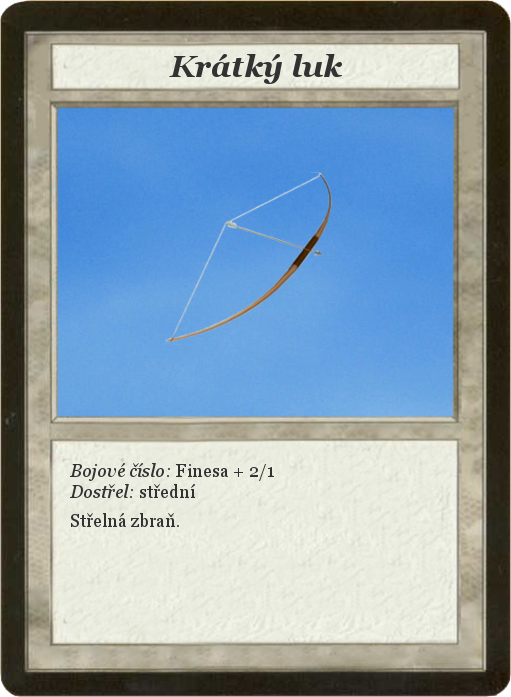
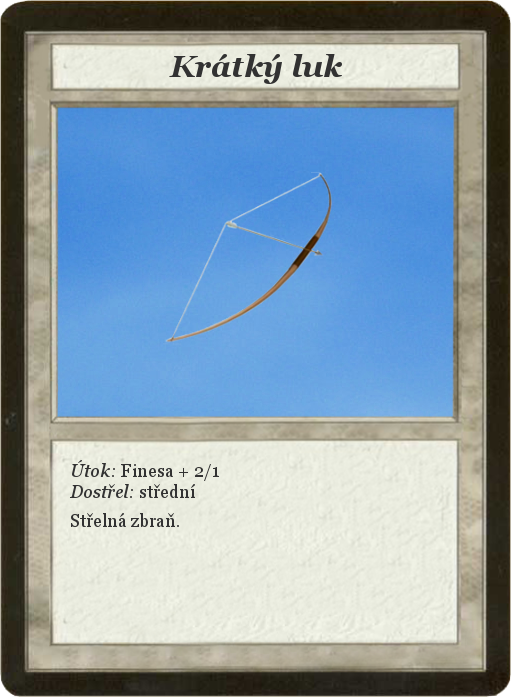
Layered file, before and after one edit (511x697). Changes by layer:
renamed "Bojové číslo: Finesa + 2/1 ..." to "Útok: Finesa + 2/1 ...", painted on it over [69, 460, 274, 481]
